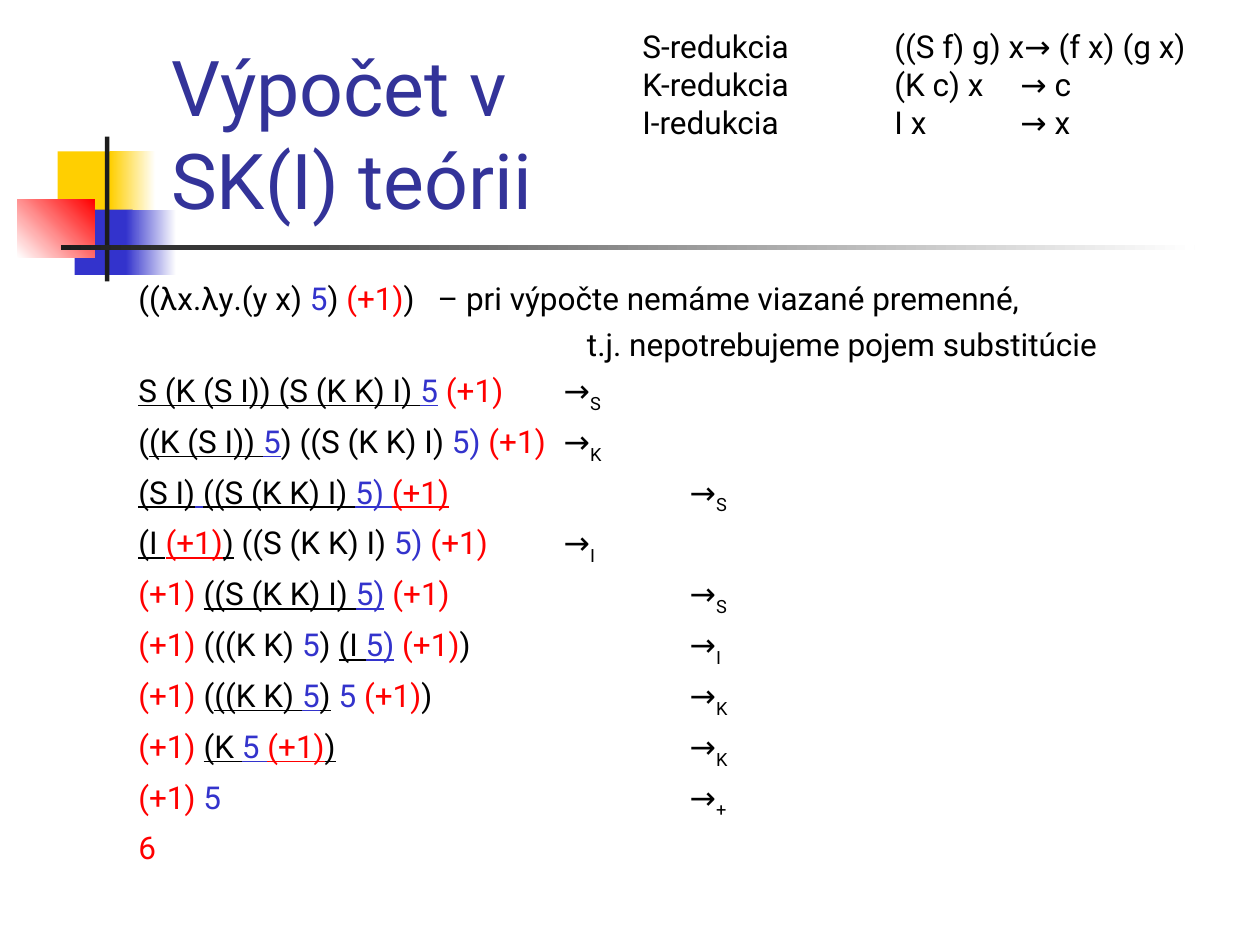
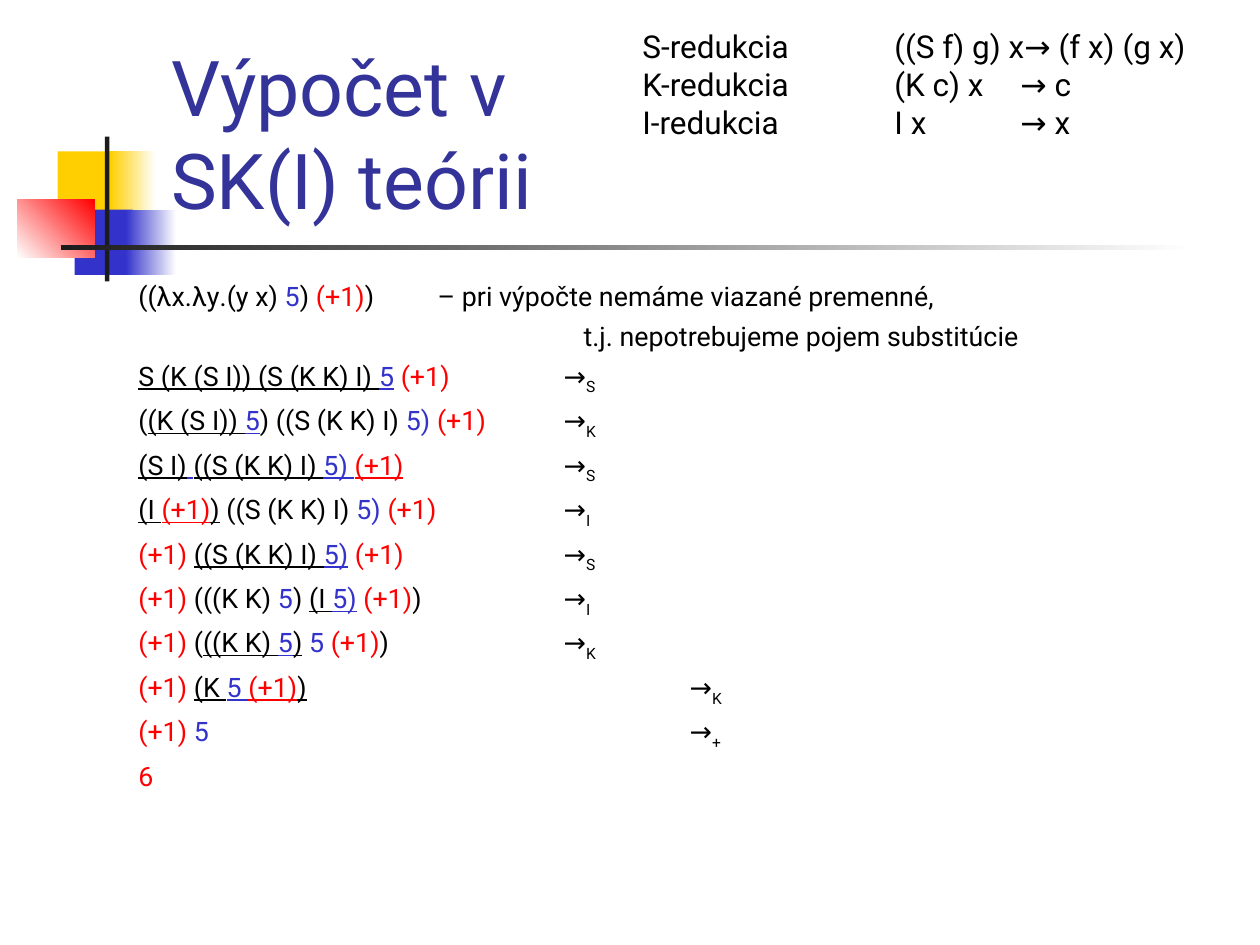
Before and after one commit to Funkcionalne/Prednasky, a slide deck: slide 5 of 07/07_fpro.ppt. Drawn at 1260x945 pixels with LibreOffice and Linux fonts; fonts in the diff are those of the drawing. Boxes give left, top, right and bottom in pixels: in the first picture for what was removed or moved away, otherwise in the second. Text is boxed around its words. In the diff, an @@ line names an element or a change of style, - is before the commit and + after.

```diff
--- a/07/07_fpro.ppt
+++ b/07/07_fpro.ppt
@@ text "((λx.λy.(y x) 5) (+1)) – ..." at bbox=[138, 284, 1018, 787]: size 18 to 15.3 pt @@
```
Also in this commit, not shown: 1 other slide changed, 2 other files.
